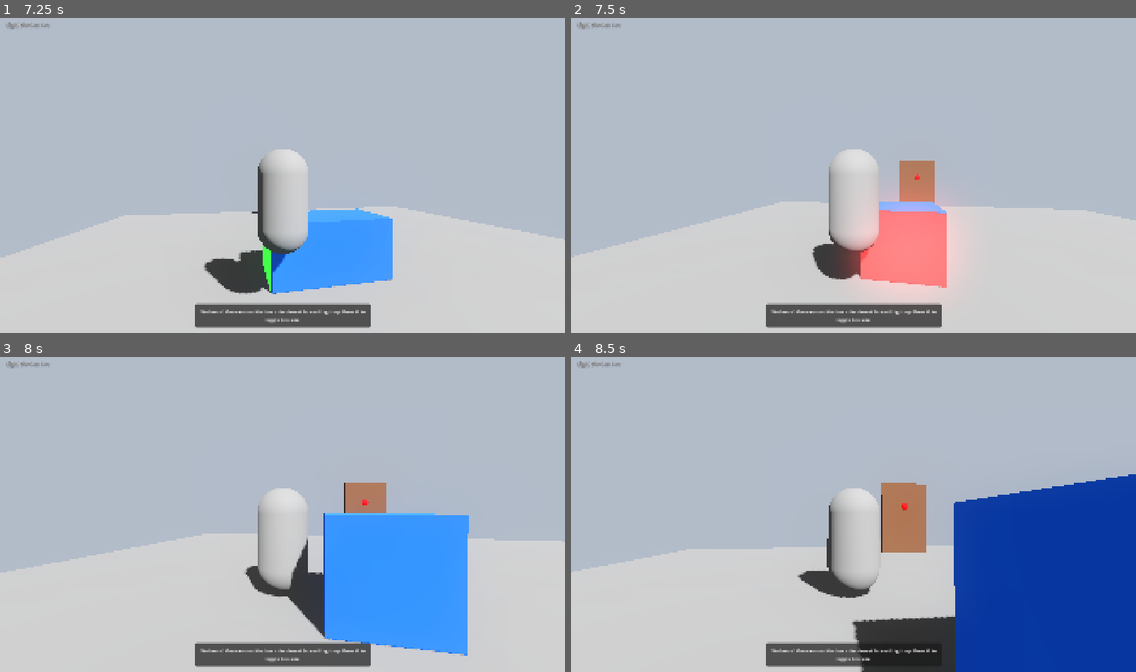
Above: before the commit, frames 1-4 (two rows, left to right).
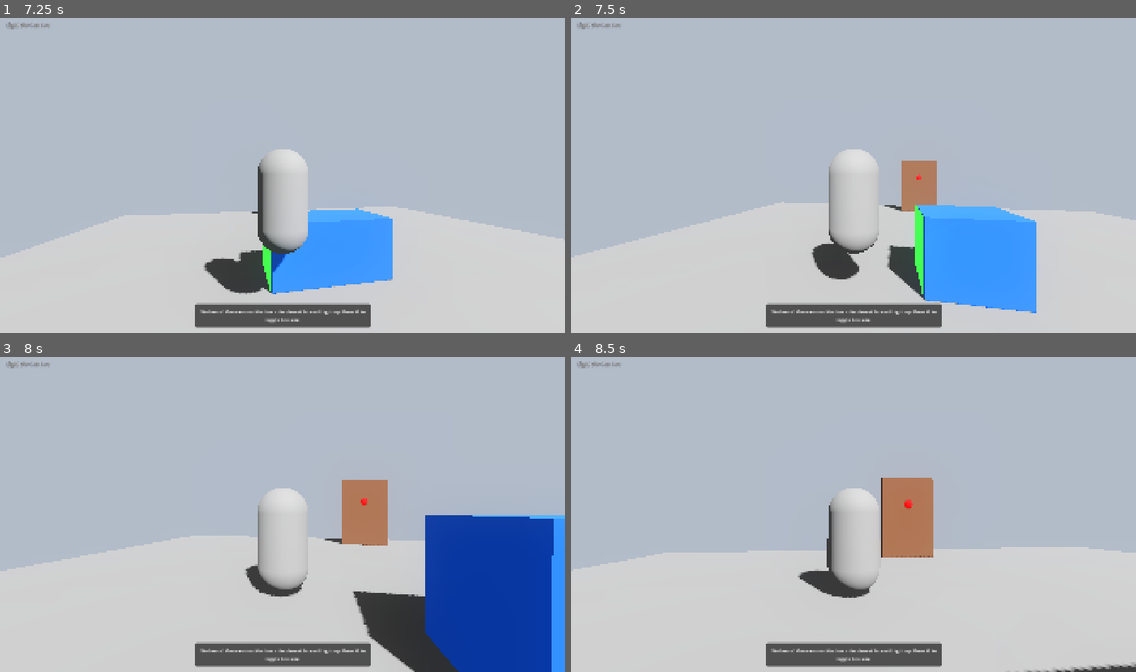
Above: after the commit, the same moments.

Repository: JacobSchantz/LightWeCanSee
Game: Godot game, scene res://scenes/tutorial_level.tscn
Same seed, same stepped clock (60 frames per second), same inputs: the game is played once before the commit and once after it.
Inputs (mouse positions are in pixels of both pictures, inside the frame that each line leads up to):
- Up to frame 1 (7.25 s): tap G (extend_box) at 0.5, 0.6, 1.25, 1.35, 2, 2.1, 2.75, 2.85, 3.5, 3.6, 4.25, 4.35, 5.1, 5.85, 6.6 s; move the mouse to (310, 172) at 0.52 s; hold Up (ui_up) 0.53-5.78 s; click (310, 172) at 0.67 s; tap Enter (ui_accept) at 0.77, 1.52, 3.02, 3.77, 4.52, 6.02, 6.77 s; move the mouse to (254, 175) at 1.27 s; move the mouse to (293, 169) at 2.02 s; move the mouse to (276, 178) at 2.77 s; click (276, 178) at 2.92 s; move the mouse to (322, 178) at 3.52 s; move the mouse to (237, 169) at 4.27 s; move the mouse to (288, 175) at 5.02 s; click (288, 175) at 5.17 s; move the mouse to (259, 169) at 5.77 s; hold Right (ui_right) 5.78-6.53 s; move the mouse to (310, 172) at 6.52 s; hold Up (ui_up) from 6.53 s (still down)
- Up to frame 2 (7.5 s): keep holding Up (ui_up); move the mouse to (825, 175) at 7.27 s; tap G (extend_box) at 7.35 s; click (825, 175) at 7.42 s
- Up to frame 3 (8 s): keep holding Up (ui_up); tap Enter (ui_accept) at 7.52 s
- Up to frame 4 (8.5 s): keep holding Up (ui_up); move the mouse to (864, 508) at 8.02 s; tap G (extend_box) at 8.1 s

Frame 1 is identical in both runs. In frame 2, 10% of the frame differs, in the area x 1-92%, y 45-94%; in frame 3, 22%; in frame 4, 23%, in the area x 0-100%, y 37-100%.

Commit message:
box interactions pretty good

Diff:
--- a/scripts/interactive_box.gd
+++ b/scripts/interactive_box.gd
@@ -168,17 +168,55 @@
 	box_tween.set_ease(Tween.EASE_OUT)
 	box_tween.set_trans(Tween.TRANS_CUBIC)
 
+	# Find which face is currently visible
+	var visible_face_index = -1
+	for i in range(faces.size()):
+		if faces[i].node.visible:
+			visible_face_index = i
+			break
+
+	# If no face is visible, default to extending in the X direction
+	if visible_face_index == -1:
+		visible_face_index = 2  # Default to yellow face (right side)
+
+	# Get the direction of the visible face
+	var extension_direction = faces[visible_face_index].direction
+	var face_name = faces[visible_face_index].name
+
 	# Toggle the box scale
 	if not is_extended:
+		# Determine which scale component to modify based on the direction
+		var target_scale = Vector3(1.0, 1.0, 1.0)
+		var position_offset = Vector3(0, 0, 0)
+
+		if extension_direction.x != 0:
+			# X-axis extension (left or right face)
+			target_scale.x = 2.0
+			position_offset.x = extension_direction.x * 0.75
+		elif extension_direction.z != 0:
+			# Z-axis extension (front or back face)
+			target_scale.z = 2.0
+			position_offset.z = extension_direction.z * 0.75
+
 		# Animate to extended size and position
-		box_tween.tween_property(self, "scale", Vector3(2.0, 1.0, 1.0), animation_duration)
-		box_tween.parallel().tween_property(self, "position:x", position.x + 0.75, animation_duration)
+		box_tween.tween_property(self, "scale", target_scale, animation_duration)
+		box_tween.parallel().tween_property(self, "position", position + position_offset, animation_duration)
 		is_extended = true
-		print("Box size doubled")
+		print("Box extended in direction of " + face_name)
 	else:
+		# Determine which scale component to restore based on the current scale
+		var position_offset = Vector3(0, 0, 0)
+
+		if scale.x > scale.z:
+			# Currently extended in X direction
+			position_offset.x = -extension_direction.x * 0.75
+		else:
+			# Currently extended in Z direction
+			position_offset.z = -extension_direction.z * 0.75
+
 		# Animate back to original size and position
 		box_tween.tween_property(self, "scale", Vector3(1.0, 1.0, 1.0), animation_duration)
-		box_tween.parallel().tween_property(self, "position:x", position.x - 0.75, animation_duration)
+		box_tween.parallel().tween_property(self, "position", position + position_offset, animation_duration)
 		is_extended = false
 		print("Box size restored")
 
